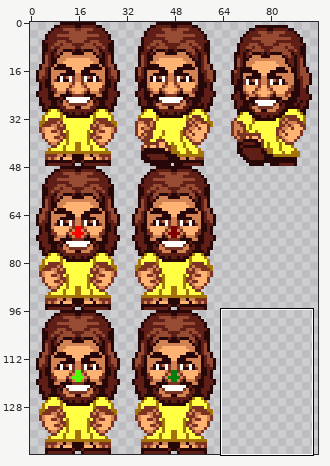
Two states of a sprite sheet, res/Jesus.png. The picture above shows the old version from afar; the outline marks the close-up.
Close-up. Before the edit:
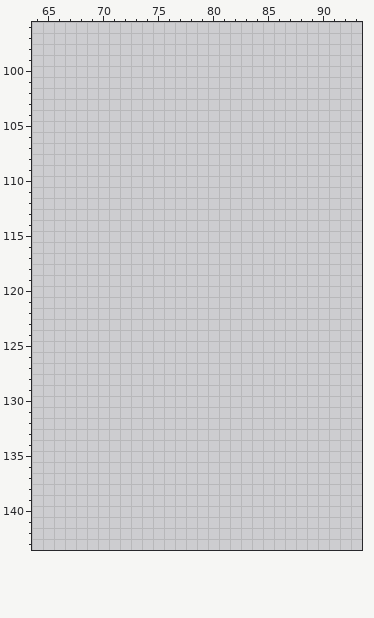
The file is 96x144 pixels. Shown: x 64..93, y 96..143. The commit also changed other parts of the picture, which this record leaves out.
And afterwards:
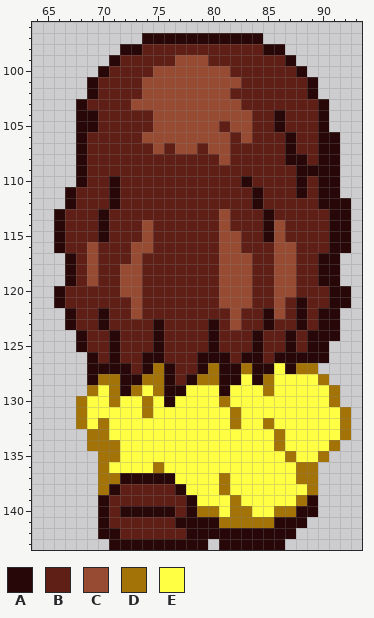
Palette (. is transparent): A #270707  B #5f1f17  C #974b33  D #a37307  E #ffff43
Diff:
y 97: x 74..84 ........... -> AAAAAAAAAAA
y 98: x 72..86 ............... -> AABBBBBBBBBBBAA
y 99: x 71..87 ................. -> ABBBBBCCCBBBBBBBA
y 100: x 70..88 ................... -> ABBBBCCCCCCCBBBBBBA
y 101: x 69..89 ..................... -> ABBBBCCCCCCCCCBBBBBBA
y 102: x 69..89 ..................... -> ABBBBCCCCCCCCBBBBBBBA
y 103: x 68..90 ....................... -> ABBBBCCCCCCCCCCBBBBBBBA
y 104: x 68..90 ....................... -> AABBBBBCCCCCCCCCBBABBBA
y 105: x 68..90 ....................... -> AABBBBBCCCCCCBCCBBABBBA
y 106: x 68..91 ........................ -> ABBBBBCCCCCCCCBCBBBABBAA
y 107: x 68..91 ........................ -> ABBBBBBCBCCBCCBBBBBABBAA
y 108: x 68..91 ........................ -> ABBBBBBBBBBBBCBBBBBAABAA
y 109: x 68..91 ........................ -> ABBBBBBBBBBBBBBBBBBBAAAA
y 110: x 68..91 ........................ -> ABBABBBBBBBBBBBABBBBABAA
y 111: x 67..91 ......................... -> ABBBABBBBBBBBBBBBABBBABAA
y 112: x 67..92 .......................... -> ABBBABBBBBBBBBBBBABBBBBAAA
y 113: x 66..92 ........................... -> ABBBABBBBBBBBBBCBBBABBBBBAA
y 114: x 66..92 ........................... -> ABBBABBBCBBBBBBCBBBACBBBBAA
y 115: x 66..92 ........................... -> ABBBABBBCBBBBBBCCBBACBBBBAA
y 116: x 66..92 ........................... -> ABBCBBBCCBBBBBBCCBBBCCBBBAA
y 117: x 67..91 ......................... -> ABCBBBCBBBBBBBCCCBBCCBBAA
y 118..119: x 67..91 ......................... -> ABCBBCCBBBBBBBCCCBBCCBBAA
y 120: x 66..92 ........................... -> ABBBBBCCBBBBBBBCCCBBCCBBBAA
y 121: x 66..92 ........................... -> ABBBBBBCBBBBBBBCCCBBCBABBAA
y 122: x 67..91 ......................... -> ABBABBCBBBBBBBBCBBACBABAA
y 123: x 67..91 ......................... -> ABBABBBBABBBBABCBBABBABAA
y 124: x 68..91 ........................ -> ABBABBBABBBBABBBABBABAAA
y 125: x 68..90 ....................... -> ABBABBBABBBBABBBABBABAA
y 126: x 69..90 ...................... -> ABABBAABBBAAABAABAAAAA
y 127: x 69..89 ..................... -> AAAABADABBADAADAAEADD
y 128: x 69..90 ...................... -> ADDAADDABADDAAEADEEEED
y 129: x 69..91 ....................... -> DEDADEDAAEEEAEEEDEEEEED
y 130: x 68..91 ........................ -> DEEDEEDEAEEEEDEEEEEEEEED
y 131: x 68..92 ......................... -> DEEEEEDEEEEEEEDEEEEEEEEED
y 132: x 68..92 ......................... -> DEDEEEEEEEEEEEDEEDEEEEEED
y 133: x 69..92 ........................ -> DDEEEEEEEEEEEEEEEDEEEEED
y 134: x 69..91 ....................... -> DDDEEEEEEEEEEEEEEDEEEED
y 135: x 70..90 ..................... -> DDEEEEEEEEEEEEEEEDEED
y 136: x 70..89 .................... -> DEEEEDEEEEEEEEEEEEDD
y 137: x 70..89 .................... -> DDAAAAAEEEEDEEEEEEDD
y 138: x 70..89 .................... -> DABBBBBAEEEDEEEEEEED
y 139: x 70..89 .................... -> ABBBBBBBAEEEDEEEEEDA
y 140: x 70..89 .................... -> ABAAAAABADDEDDEEDDAA
y 141: x 70..88 ................... -> ABBBBBBAAAADDDDDAAA
y 142: x 70..87 .................. -> AABBBBBBAAAAAAAAAA
y 143: x 71..79 ......... -> AAAAAAAAA; x 81..86 ...... -> AAAAAA
